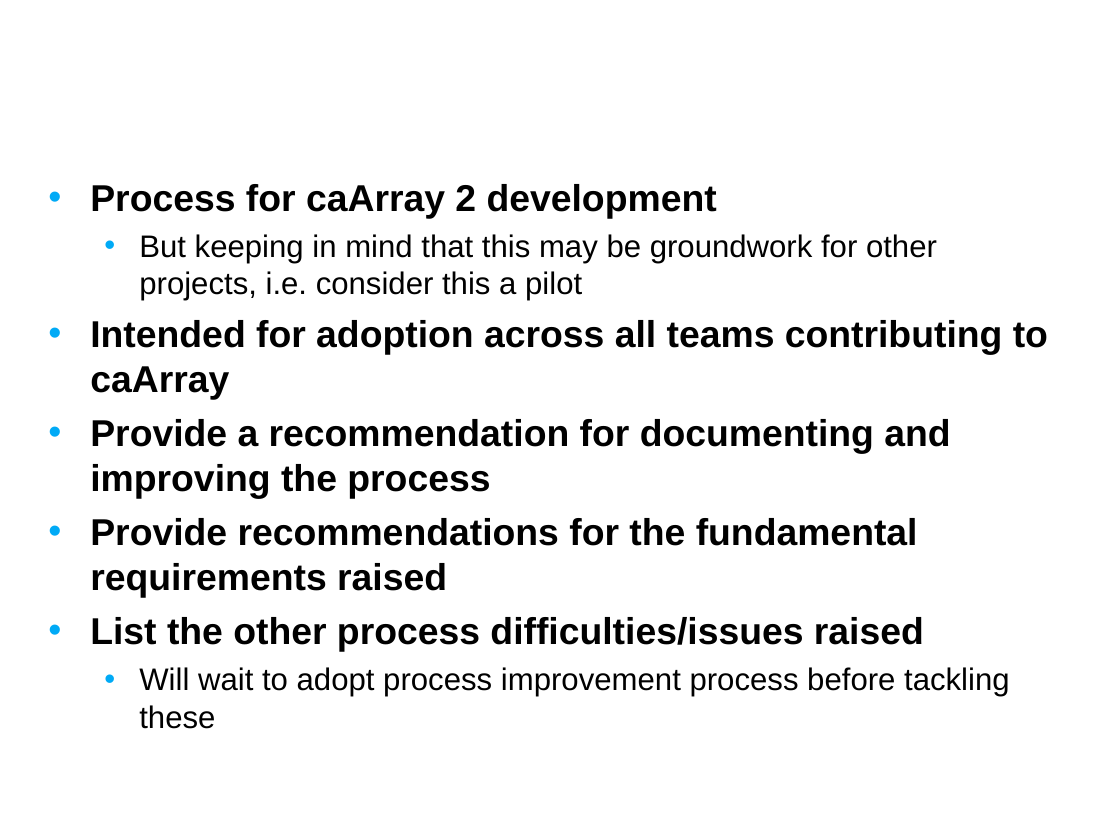
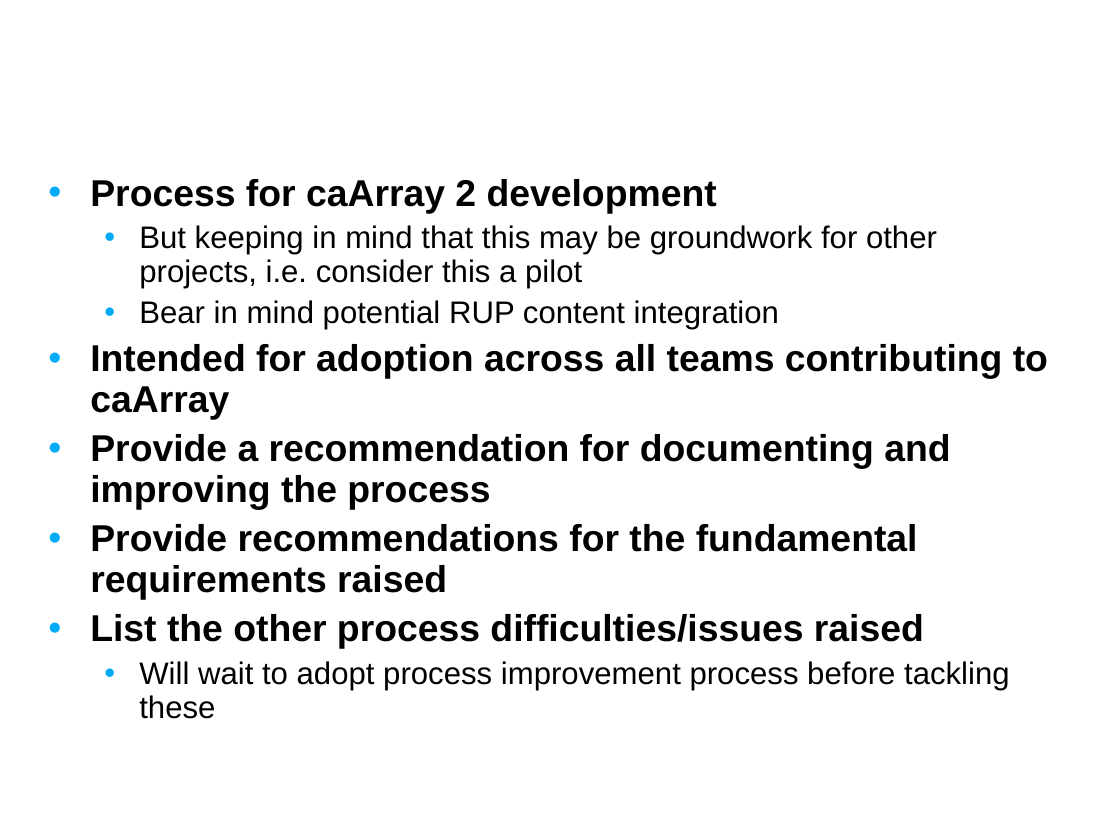
Before and after one commit to NCIP/caarray-docs, a slide deck: slide 3 of environment/references/process_improvement_proposal.ppt. Drawn at 1120x840 pixels with LibreOffice and Linux fonts; fonts in the diff are those of the drawing; background and template pictures are left out. Boxes give left, top, right and bottom in pixels: in the first picture for what was removed or moved away, otherwise in the second. Text is boxed around its words. In the diff, an @@ line names an element or a change of style, - is before the commit and + after.

```diff
--- a/environment/references/process_improvement_proposal.ppt
+++ b/environment/references/process_improvement_proposal.ppt
@@ text at bbox=[90, 179, 1048, 719]: line spacing 1 to 0.9 @@
@@ text at bbox=[139, 300, 779, 329]: paragraph added @@
+  • Bear in mind potential RUP content integration
```
Also in this commit, not shown: 1 other slide changed.
